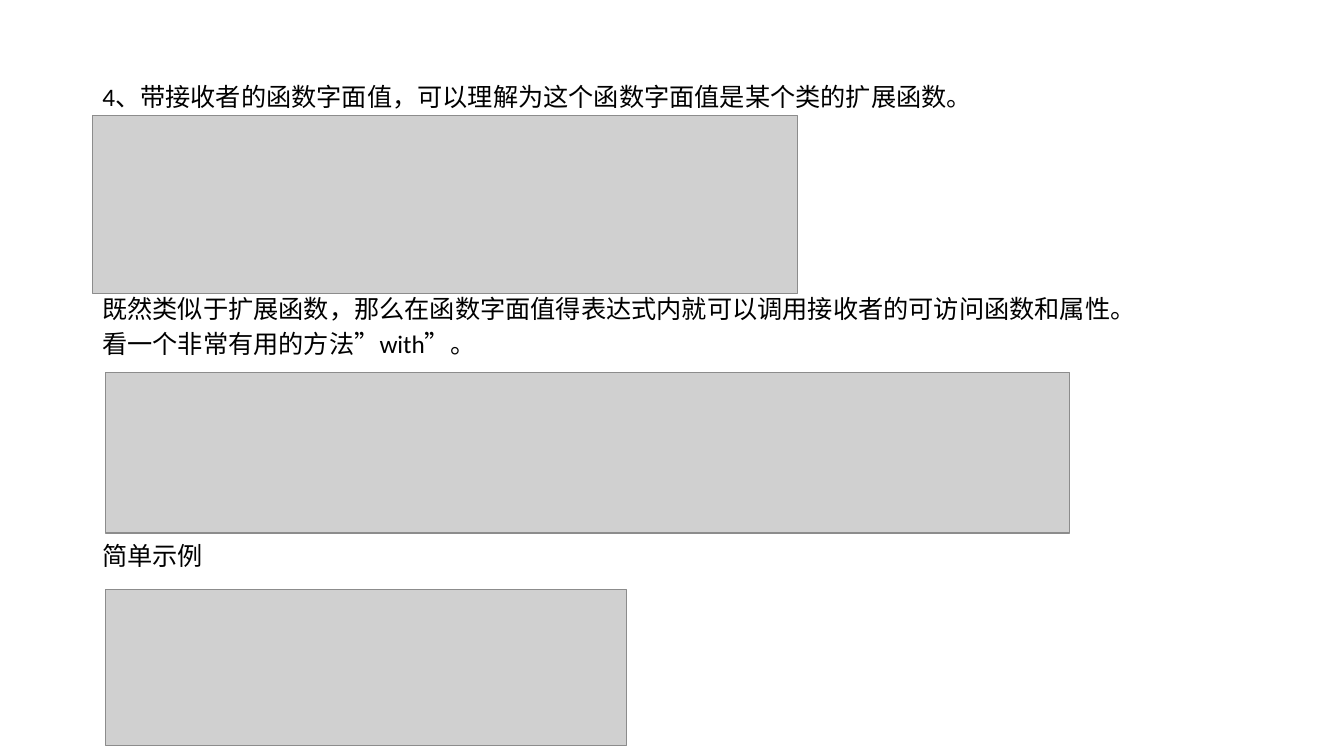
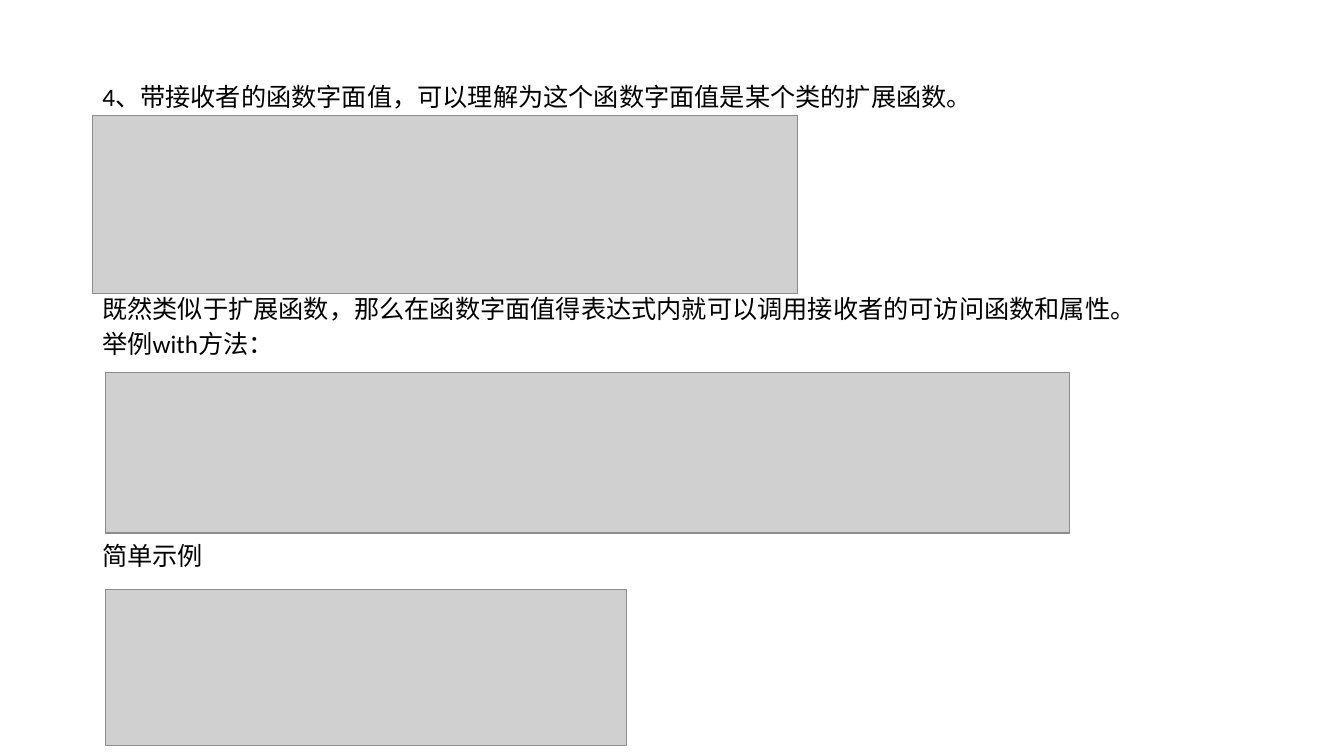
Before and after one commit to shenbibo/KotlinWeather, a slide deck: slide 22 of docs/初探kotlin - 副本.pptx. Drawn at 1344x756 pixels with LibreOffice and Linux fonts; fonts in the diff are those of the drawing; grey boxes stand for pictures; background and template pictures are left out. Boxes give left, top, right and bottom in pixels: in the first picture for what was removed or moved away, otherwise in the second. Text is boxed around its words. In the diff, an @@ line names an element or a change of style, - is before the commit and + after.

```diff
--- a/docs/初探kotlin - 副本.pptx
+++ b/docs/初探kotlin - 副本.pptx
@@ text at [102, 331, 273, 355]: text changed @@
-看一个非常有用的方法”with”。
+举例with方法：
```
Also in this commit, not shown: 3 other slides changed.
